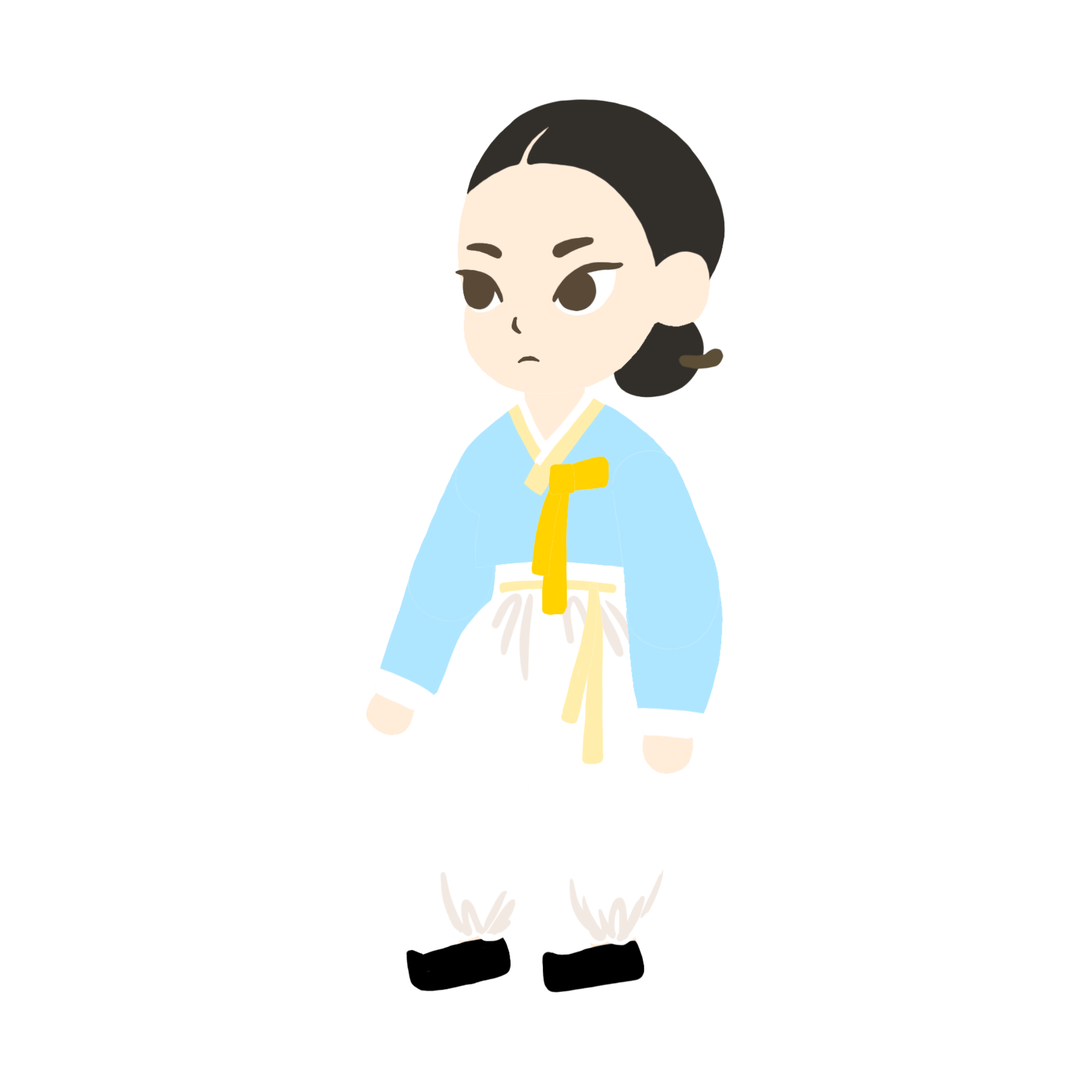
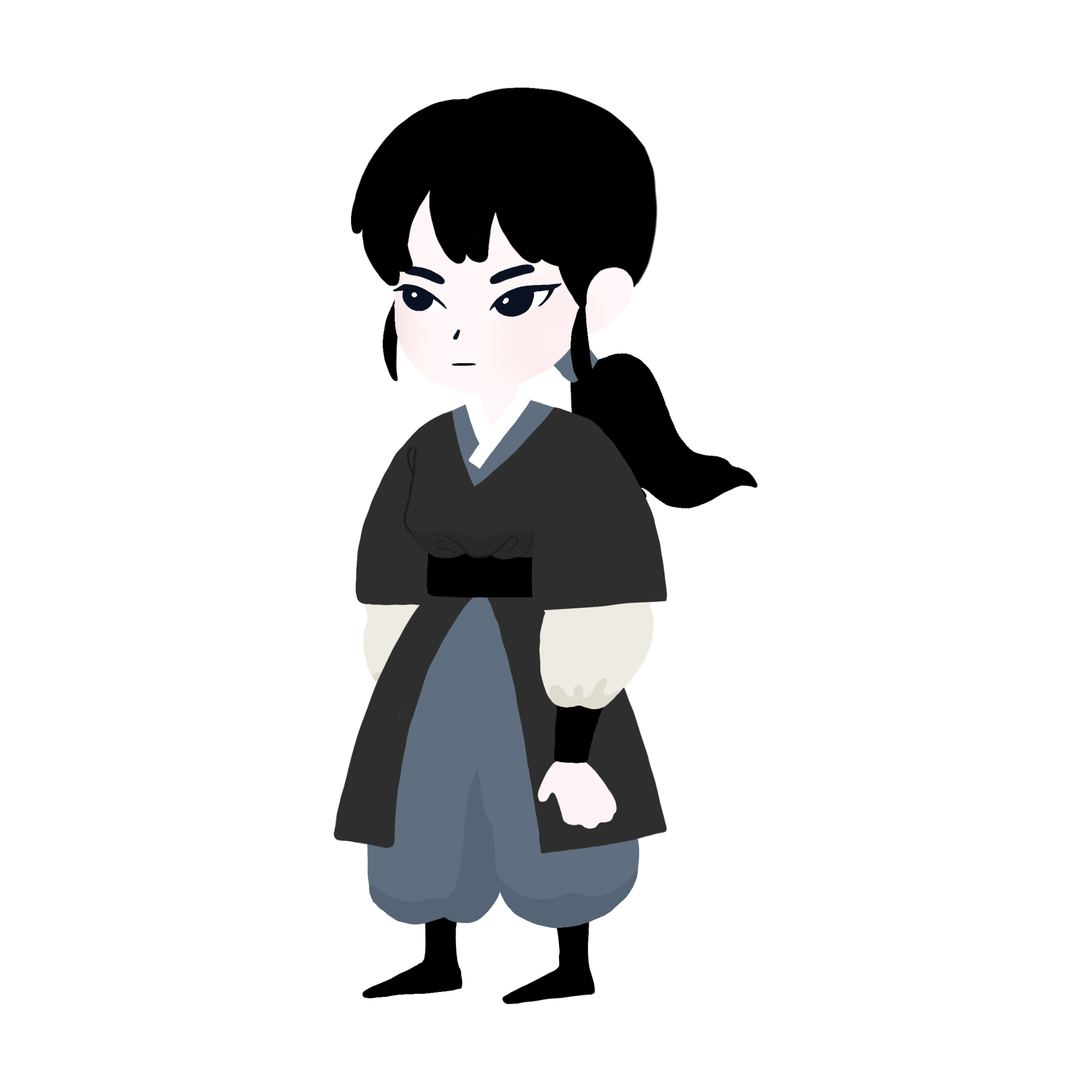
Revision of a layered (1091, 1091) image; what changed, layer by layer:
added layer "픽셀 레이어" (1st of 26) above "픽셀 레이어" over [350,86,659,309]
added layer "픽셀 레이어" (2nd of 26) above "픽셀 레이어" over [570,304,598,398]
added layer "픽셀 레이어" (5th of 26) above "픽셀 레이어" over [392,264,563,367]
added layer "픽셀 레이어" (7th of 26) above "픽셀 레이어" over [393,104,634,395]
painted on "픽셀 레이어" (8th of 26) over [382,98,726,399]
moved "픽셀 레이어" (9th of 26) above "픽셀 레이어", painted on it over [531,422,720,651]
moved "픽셀 레이어" (10th of 26) above "픽셀 레이어", painted on it over [538,514,724,775]
painted on "픽셀 레이어" (11th of 26) over [537,463,655,830]
painted on "픽셀 레이어" (12th of 26) over [403,361,614,560]
painted on "픽셀 레이어" (13th of 26) over [426,466,568,601]
painted on "픽셀 레이어" (14th of 26) over [333,476,573,849]
painted on "픽셀 레이어" (15th of 26) over [454,341,674,855]
moved "픽셀 레이어" (16th of 26) above "픽셀 레이어", painted on it over [452,324,759,765]
painted on "픽셀 레이어" (17th of 26) over [465,586,622,852]
painted on "픽셀 레이어" (18th of 26) over [491,582,640,929]
painted on "픽셀 레이어" (19th of 26) over [369,615,685,850]
painted on "픽셀 레이어" (20th of 26) over [364,702,687,947]
painted on "픽셀 레이어" (21st of 26) over [399,550,646,994]
painted on "픽셀 레이어" (22nd of 26) over [355,423,560,835]
painted on "픽셀 레이어" (23rd of 26) over [363,521,553,942]
painted on "픽셀 레이어" (24th of 26) over [357,583,512,993]
painted on "픽셀 레이어" (25th of 26) over [362,442,507,999]
painted on "픽셀 레이어" (26th of 26) over [365,525,596,1005]
